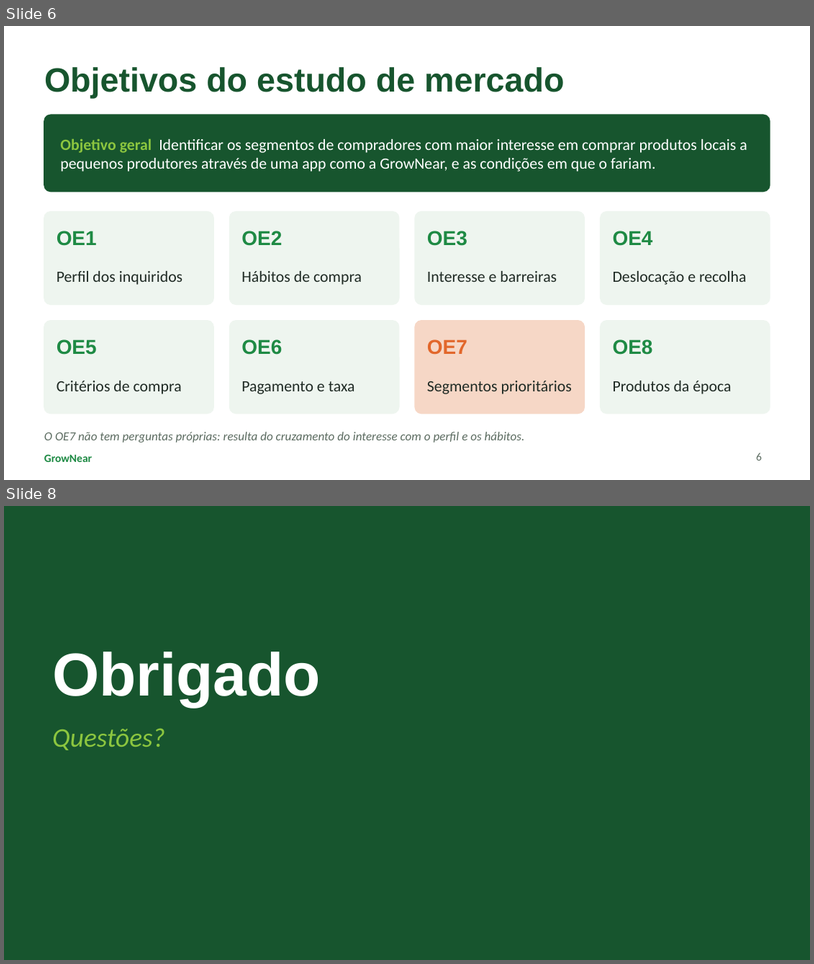
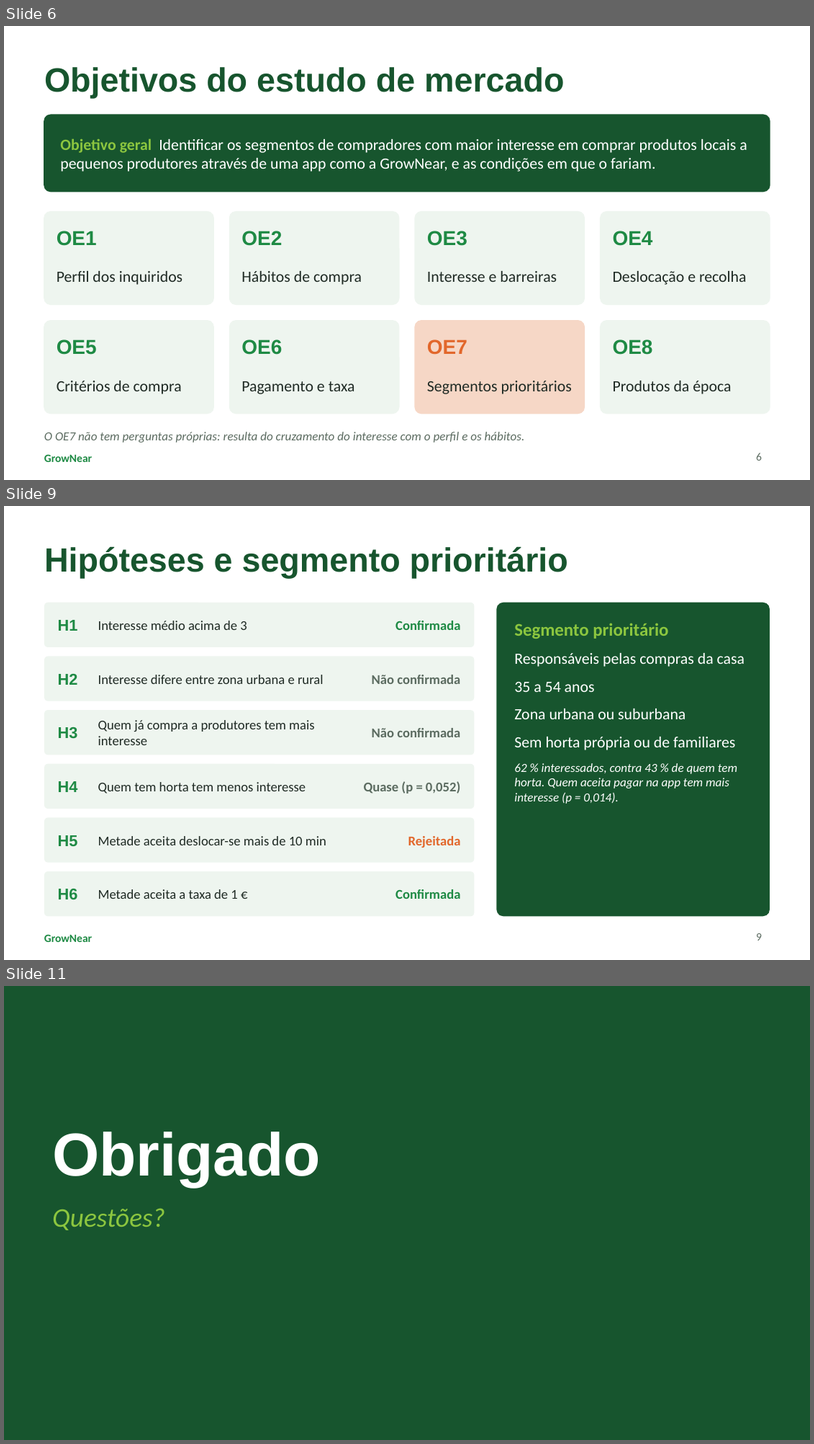
Before and after one commit to tteixeira30/INOVEL-2026, a slide deck: Files/GrowNear_Apresentacao.pptx. Shown one above the other, each under a label of ours: slides 6 and 8 before the commit, slides 6, 9 and 11 after it; the slides between them are not shown. The pictures are 814x964 and 814x1444 pixels, drawn with LibreOffice and Linux fonts; fonts in the diff are those of the drawing. Boxes give left, top, right and bottom in pixels: in the first picture for what was removed or moved away, otherwise in the second. Text is boxed around its words. In the diff, an @@ line names an element or a change of style, - is before the commit and + after.

```diff
--- a/Files/GrowNear_Apresentacao.pptx
+++ b/Files/GrowNear_Apresentacao.pptx
@@ slide 9 added at [4,506,810,960], background #FFFFFF; not listed: 1 template element that a slide beside it also shows @@
@@ title added at [44,546,568,578], 30 pt, text #17552E, bold @@
+Hipóteses e segmento prioritário
@@ rounded rectangle added at [44,602,474,647], fill #EEF5EF @@
@@ rounded rectangle added at [496,602,770,916], fill #17552E @@
@@ text added at [58,620,78,631], 14 pt, text #1E8A44, bold @@
+H1
@@ text added at [98,620,247,630], 12 pt, text #1F2A24 @@
+Interesse médio acima de 3
@@ text added at [396,620,460,630], 12 pt, text #1E8A44, bold @@
+Confirmada
@@ text added at [514,623,745,803], 14 pt, text #FFFFFF @@
+Segmento prioritário
+Responsáveis pelas compras da casa
+35 a 54 anos
+Zona urbana ou suburbana
+Sem horta própria ou de familiares
+62 % interessados, contra 43 % de quem tem horta. Quem aceita pagar na app tem mais interesse (p = 0,014).
@@ rounded rectangle added at [44,656,474,701], fill #EEF5EF @@
@@ text added at [58,674,78,685], 14 pt, text #1E8A44, bold @@
+H2
@@ text added at [98,674,324,684], 12 pt, text #1F2A24 @@
+Interesse difere entre zona urbana e rural
@@ text added at [372,674,460,684], 12 pt, text #5B6B60, bold @@
+Não confirmada
@@ rounded rectangle added at [44,710,474,755], fill #EEF5EF @@
@@ text added at [98,720,314,745], 12 pt, text #1F2A24 @@
+Quem já compra a produtores tem mais interesse
@@ text added at [58,727,78,739], 14 pt, text #1E8A44, bold @@
+H3
@@ text added at [372,728,460,737], 12 pt, text #5B6B60, bold @@
+Não confirmada
@@ rounded rectangle added at [44,763,474,808], fill #EEF5EF @@
@@ text added at [58,781,78,792], 14 pt, text #1E8A44, bold @@
+H4
@@ text added at [98,782,306,793], 12 pt, text #1F2A24 @@
+Quem tem horta tem menos interesse
@@ text added at [364,781,460,793], 12 pt, text #5B6B60, bold @@
+Quase (p = 0,052)
@@ rounded rectangle added at [44,817,474,862], fill #EEF5EF @@
@@ text added at [58,835,78,847], 14 pt, text #1E8A44, bold @@
+H5
@@ text added at [98,836,327,845], 12 pt, text #1F2A24 @@
+Metade aceita deslocar-se mais de 10 min
@@ text added at [409,836,461,847], 12 pt, text #E2672B, bold @@
+Rejeitada
@@ rounded rectangle added at [44,871,474,916], fill #EEF5EF @@
@@ text added at [58,888,78,900], 14 pt, text #1E8A44, bold @@
+H6
@@ text added at [98,889,237,898], 12 pt, text #1F2A24 @@
+Metade aceita a taxa de 1 €
@@ text added at [396,889,460,898], 12 pt, text #1E8A44, bold @@
+Confirmada
@@ page number added at [756,933,762,940], 10 pt, text #5B6B60 @@
+9
@@ what was slide 8 is now slide 11 @@
```
Also in this commit, not shown: 2 slides changed, 2 other slides added, 5 other files.
